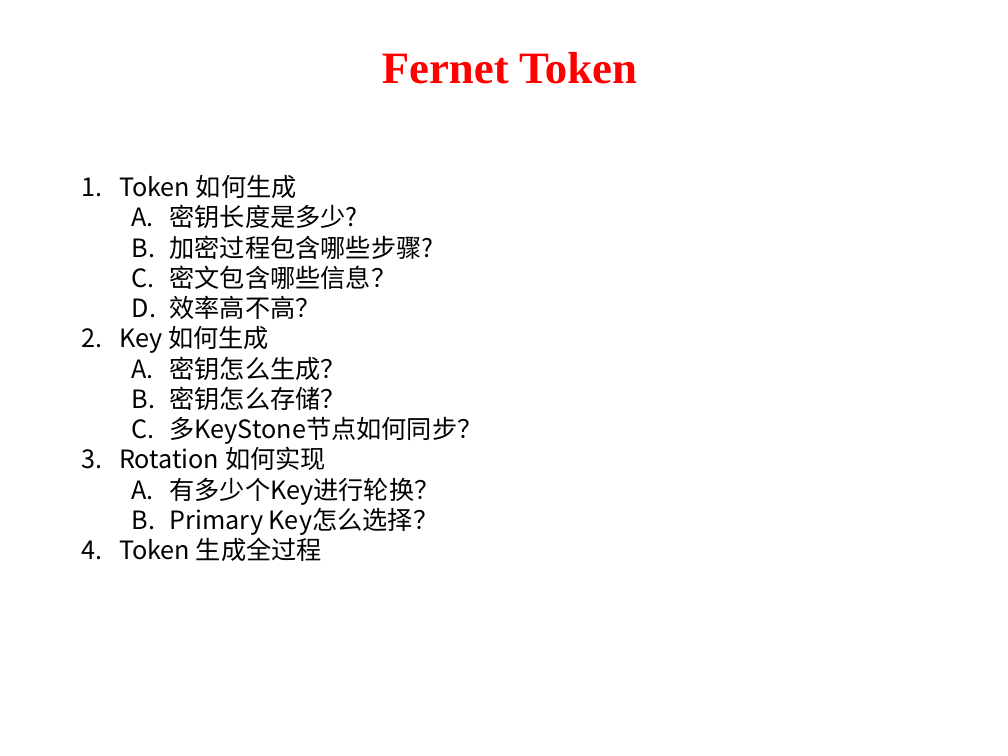
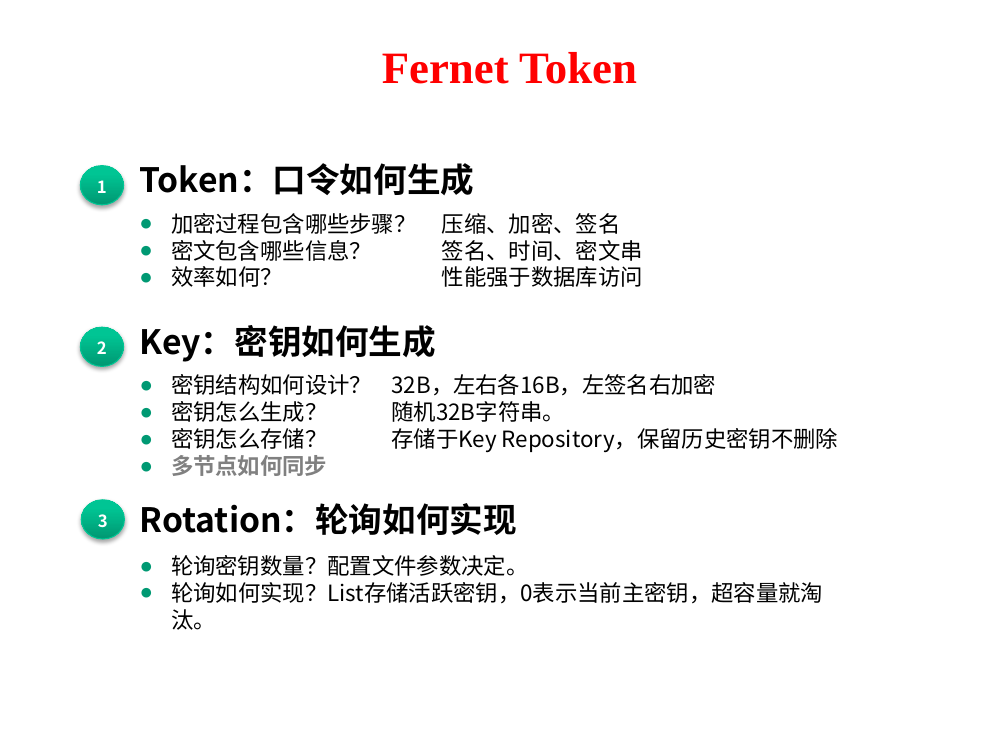
Before and after one commit to kebreathing/E-Learning, a slide deck: slide 11 of 组会/keystone-Token与Fernet.pptx (slide 12 before the commit). Drawn at 1008x756 pixels with LibreOffice and Linux fonts; fonts in the diff are those of the drawing; background and template pictures are left out. Boxes give left, top, right and bottom in pixels: in the first picture for what was removed or moved away, otherwise in the second. Text is boxed around its words. In the diff, an @@ line names an element or a change of style, - is before the commit and + after.

Commit message:
keystone token！

```diff
--- a/组会/keystone-Token与Fernet.pptx
+++ b/组会/keystone-Token与Fernet.pptx
@@ ellipse added at box(81, 165, 124, 205), fill gradient #009872 to #00C694 to #00C795, outline #00C896 0.75 pt, 12 pt, text #FFFFFF, bold @@
+1
@@ text removed at box(119, 174, 482, 561) @@
-1. Token 如何生成
-  A. 密钥长度是多少?
-  B. 加密过程包含哪些步骤?
-  C. 密文包含哪些信息？
-  D. 效率高不高？
-2. Key 如何生成
-  A. 密钥怎么生成？
-  B. 密钥怎么存储？
-  C. 多KeyStone节点如何同步？
-3. Rotation 如何实现
-  A. 有多少个Key进行轮换？
-  B. Primary Key怎么选择？
-4. Token 生成全过程
@@ text added at box(140, 163, 475, 195), 24 pt, text #000000, bold @@
+Token：口令如何生成
@@ text added at box(171, 213, 643, 287), 16 pt, text #000000 @@
+● 加密过程包含哪些步骤？ 压缩、加密、签名
+● 密文包含哪些信息？ 签名、时间、密文串
+● 效率如何？ 性能强于数据库访问
@@ ellipse added at box(81, 328, 124, 367), fill gradient #009872 to #00C694 to #00C795, outline #00C896 0.75 pt, 12 pt, text #FFFFFF, bold @@
+2
@@ text added at box(140, 325, 436, 362), 24 pt, text #000000, bold @@
+Key：密钥如何生成
@@ text added at box(171, 374, 838, 476), 16 pt, text #000000 @@
+● 密钥结构如何设计？ 32B，左右各16B，左签名右加密
+● 密钥怎么生成？ 随机32B字符串。
+● 密钥怎么存储？ 存储于Key Repository，保留历史密钥不删除
+● 多节点如何同步
@@ ellipse added at box(82, 500, 125, 539), fill gradient #009872 to #00C694 to #00C795, outline #00C896 0.75 pt, 12 pt, text #FFFFFF, bold @@
+3
@@ text added at box(140, 503, 517, 535), 24 pt, text #000000, bold @@
+Rotation：轮询如何实现
@@ text added at box(171, 555, 823, 604), 16 pt, text #000000 @@
+● 轮询密钥数量？配置文件参数决定。
+● 轮询如何实现？List存储活跃密钥，0表示当前主密钥，超容量就淘汰。
```
Also in this commit, not shown: 12 other slides changed, 1 slide removed, 2 other files.
